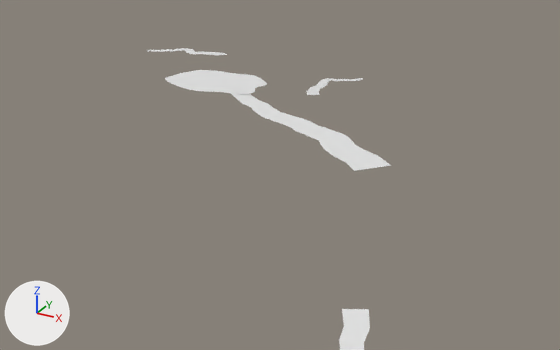
Before and after pictures for a commit that changed the OBJ model assets/maps/internal_water.obj.
Rendered twice from a camera (50 mm lens) standing at (460.0, -479.0, 205.0) and looking at (217.0, -38.0, -16.0). The axes (+X, +Y, +Z) are drawn at lower left. The lights are the same throughout. The picture after the commit comes second. Where no turn or scale is listed for an object, it has been applied to the vertices.

The older version as bpy lines, for what is in view:
```python
me_grant_lake_and_mercy_river = bpy.data.meshes.new('grant_lake_and_mercy_river')
me_grant_lake_and_mercy_river.from_pydata(...)  # 337 vertices, 196 faces; spans x -41.0..384.0, y -278.0..169.0, z -4.0..6.0
ob_grant_lake_and_mercy_river = bpy.data.objects.new('grant_lake_and_mercy_river', me_grant_lake_and_mercy_river)
ob_grant_lake_and_mercy_river.location = (0.0, 0.0, 0.0)
```
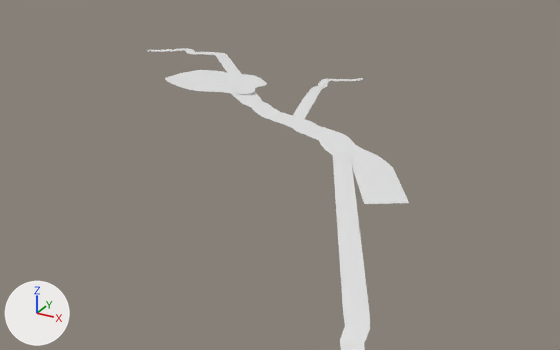
Location of each change, [x1, y1, x2, y2] in pixels of the pictures (560 x 350 px; the box of a moved part takes in the faces that stretch with it):
'grant_lake_and_mercy_river', reshaped: before [147, 48, 390, 350]; after [147, 48, 409, 350]
part 1 of me_grant_lake_and_mercy_river, moved or reshaped: before [307, 83, 390, 171]; after [216, 55, 409, 310]

The change, as a list of edits to the scene's bpy script:
```text
Change me_grant_lake_and_mercy_river:
    used by ob_grant_lake_and_mercy_river; location = (0.0, 0.0, 0.0)
    remove me_grant_lake_and_mercy_river.from_pydata(...)  # 337 vertices, 196 faces; spans x -41.0..384.0, y -278.0..169.0, z -4.0..6.0
    add me_grant_lake_and_mercy_river.from_pydata(...)  # 345 vertices, 200 faces; spans x -41.0..384.0, y -278.0..169.0, z -4.0..6.0
    me_grant_lake_and_mercy_river part 1
    4 vertices are removed from x 177.0..292.0, y -39.0..89.0, z 0.0..3.0
    2 faces are deleted
    11 vertices in x 168.0..181.0, y 97.0..119.0, z 1.0..2.0 move by (1.0, 0.0, 0.0)
    12 vertices move from x 167.0..184.0, y 87.0..124.0, z 0.0..3.0 to x 167.0..184.0, y 87.0..124.0, z 0.0..2.0
    12 vertices are added at x 151.0..324.0, y -82.0..87.0, z 0.0..4.0
    6 new faces join them
```
